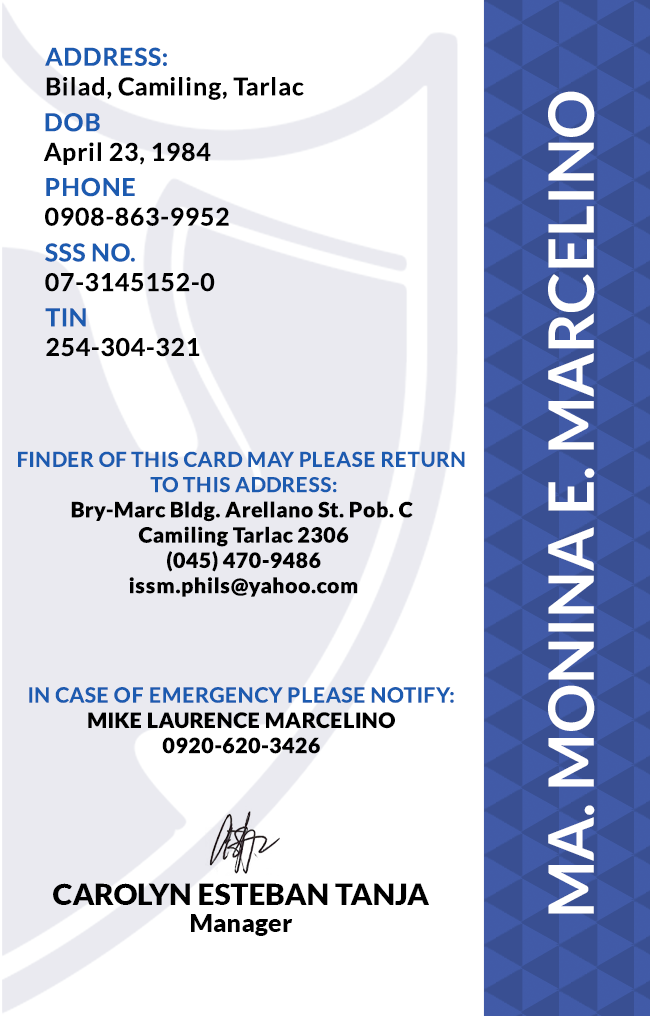
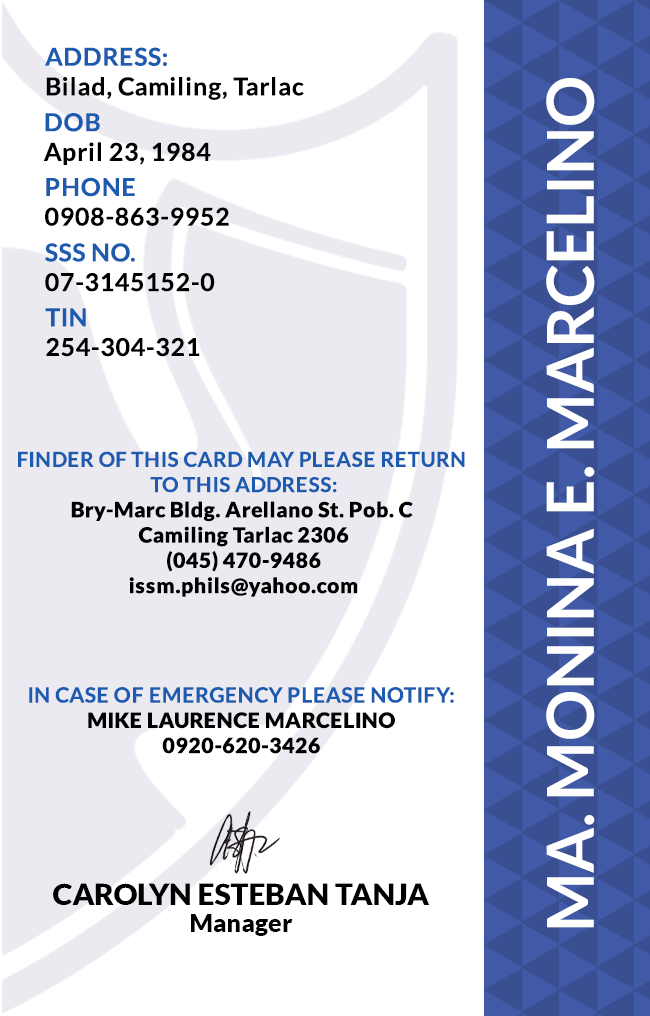
Revision of a layered 650×1016 image; what changed, layer by layer:
painted on "MA. MONINA E. MARCELINO" over bbox(546, 78, 595, 928)
